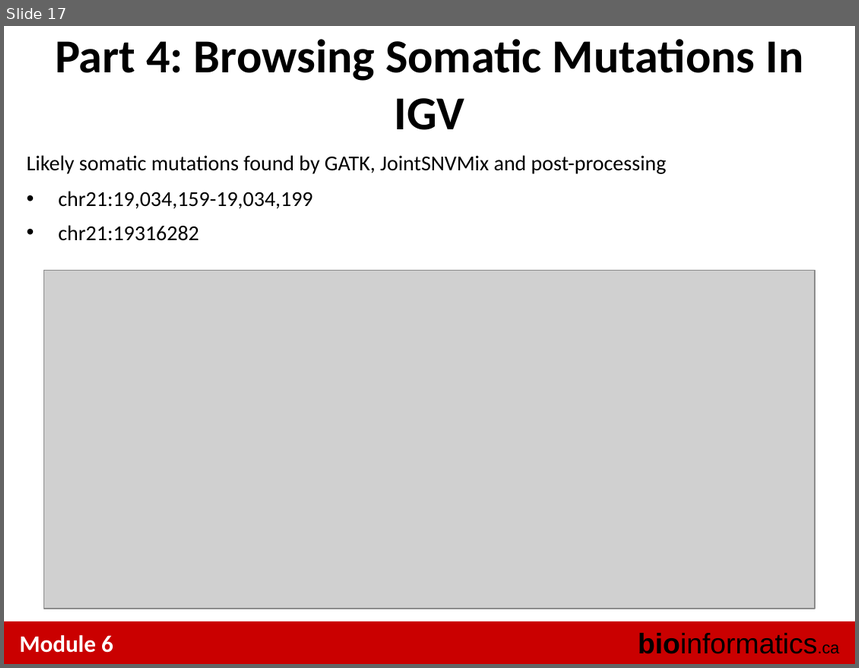
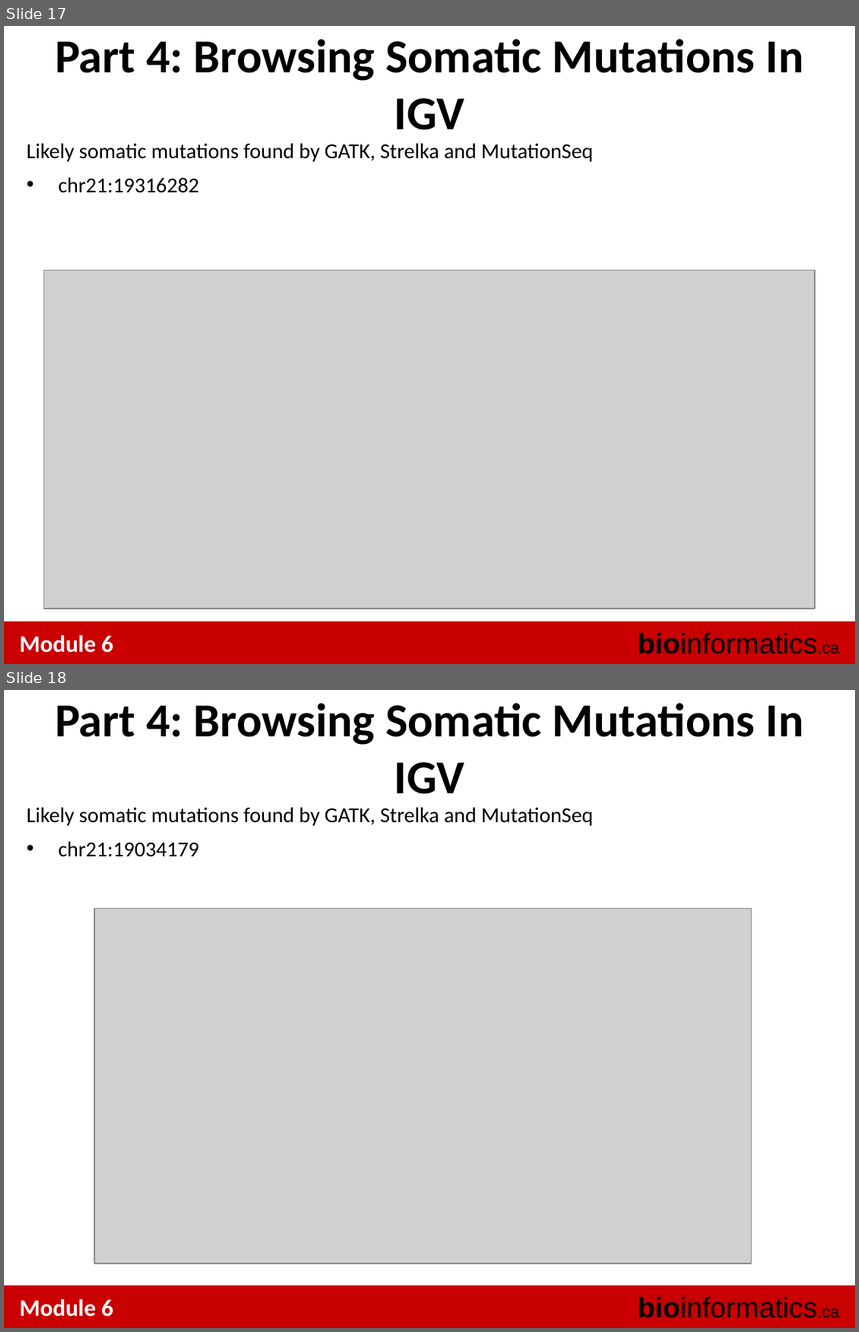
Before and after one commit to tinyheero/BICG-2016, a slide deck: snvs/content/BiCG_2012_Module6_Lab_shah.ppt. Shown one above the other, each under a label of ours: slide 17 before the commit, slides 17 and 18 after it. The pictures are 859x668 and 859x1332 pixels, drawn with LibreOffice and Linux fonts; fonts in the diff are those of the drawing; grey boxes stand for pictures. Boxes give left, top, right and bottom in pixels: in the first picture for what was removed or moved away, otherwise in the second. Text is boxed around its words. In the diff, an @@ line names an element or a change of style, - is before the commit and + after.

```diff
--- a/snvs/content/BiCG_2012_Module6_Lab_shah.ppt
+++ b/snvs/content/BiCG_2012_Module6_Lab_shah.ppt
@@ slide 18 added at <box>4,690,855,1328</box>, background #FFFFFF; not listed: 3 template elements that a slide beside it also shows @@
@@ text added at <box>55,703,804,794</box>, 40 pt, text #000000, bold @@
+Part 4: Browsing Somatic Mutations In IGV
@@ text added at <box>27,807,593,857</box>, 18 pt, text #000000 @@
+Likely somatic mutations found by GATK, Strelka and MutationSeq
+• chr21:19034179
@@ picture added at <box>94,909,751,1264</box> @@
@@ slide 17 changed as well @@
@@ text at <box>27,143,593,162</box>: text changed @@
-Likely somatic mutations found by GATK, JointSNVMix and post-processing
-• chr21:19,034,159-19,034,199
+Likely somatic mutations found by GATK, Strelka and MutationSeq
```
Also in this commit, not shown: 5 other slides changed, 2 other slides added.
